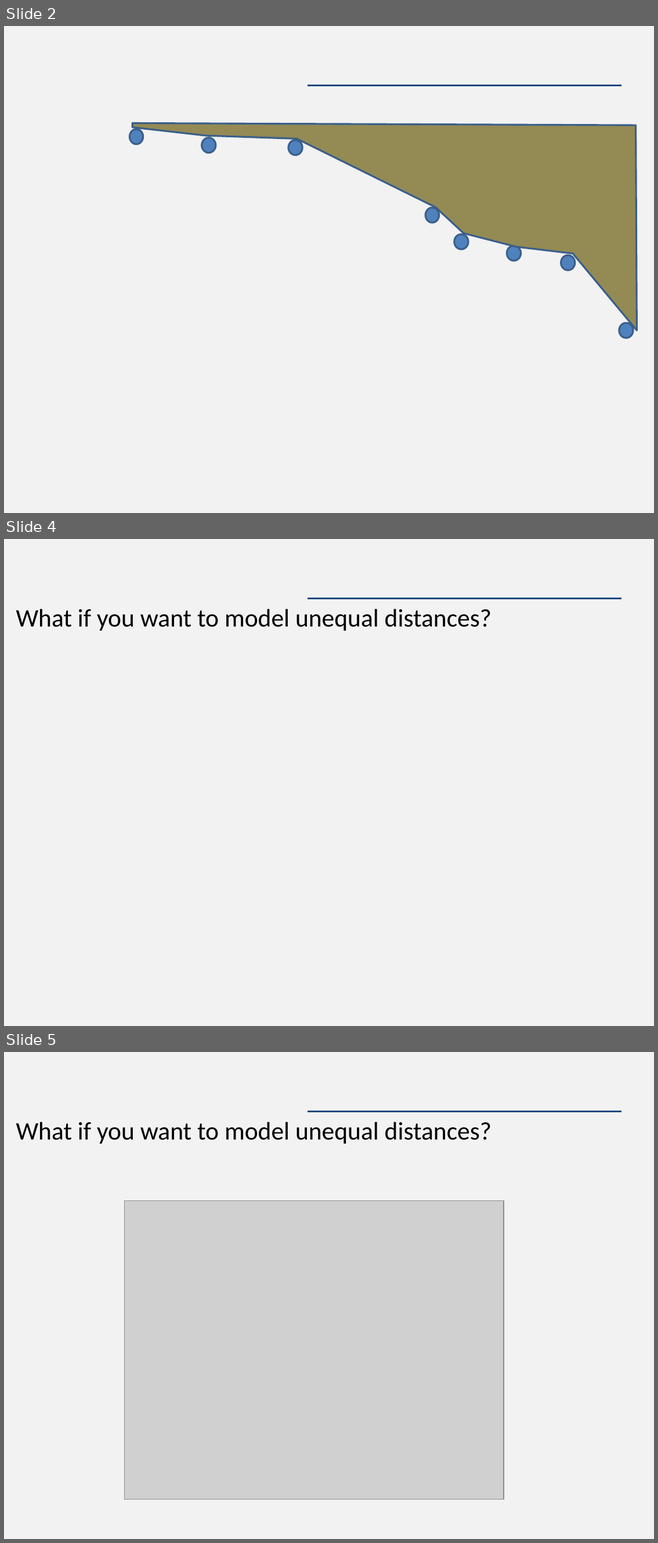
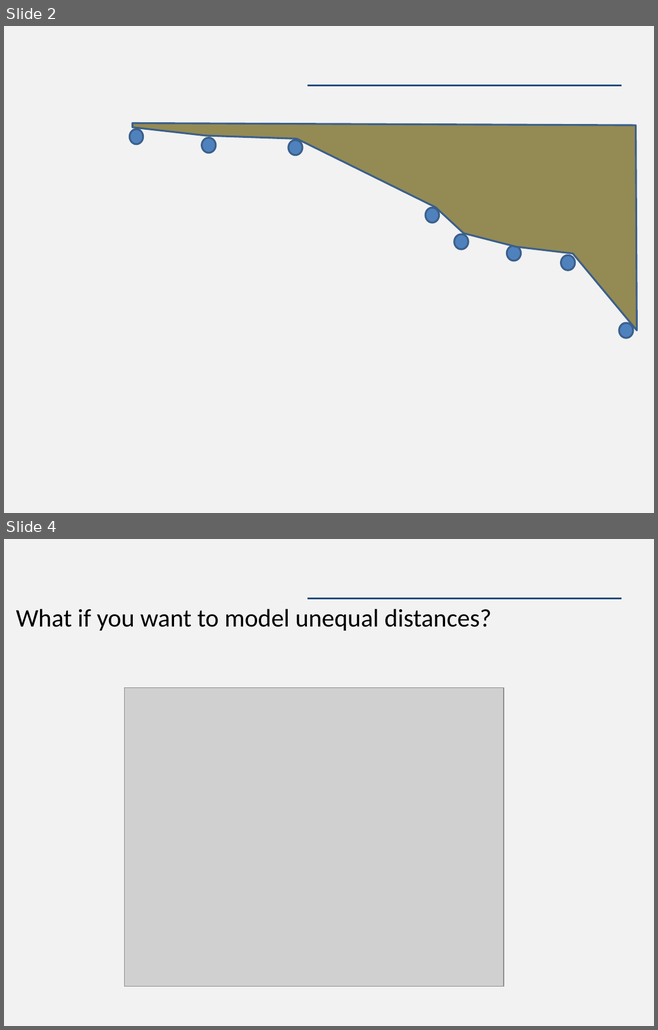
Before and after one commit to James-Thorson/2018_FSH556, a slide deck: Week 5 -- 1D spatial models/Lab/Lab 5 -- 1D spatial models with unequal distances.pptx. Shown one above the other, each under a label of ours: slides 2, 4 and 5 before the commit, slides 2 and 4 after it; the slides between them are not shown. The pictures are 658x1543 and 658x1030 pixels, drawn with LibreOffice and Linux fonts; fonts in the diff are those of the drawing; grey boxes stand for pictures. Boxes give left, top, right and bottom in pixels: in the first picture for what was removed or moved away, otherwise in the second. Text is boxed around its words. In the diff, an @@ line names an element or a change of style, - is before the commit and + after.

```diff
--- a/Week 5 -- 1D spatial models/Lab/Lab 5 -- 1D spatial models with unequal distances.pptx
+++ b/Week 5 -- 1D spatial models/Lab/Lab 5 -- 1D spatial models with unequal distances.pptx
@@ slide 4 removed at bbox=[4, 539, 654, 1026], background #F2F2F2; not listed: 1 template element that a slide beside it also shows @@
@@ text removed at bbox=[16, 609, 491, 631] @@
-What if you want to model unequal distances?
@@ what was slide 5 is now slide 4 @@
```
Also in this commit, not shown: 1 slide changed, 1 slide added, 1 other slide removed, 15 other files.
